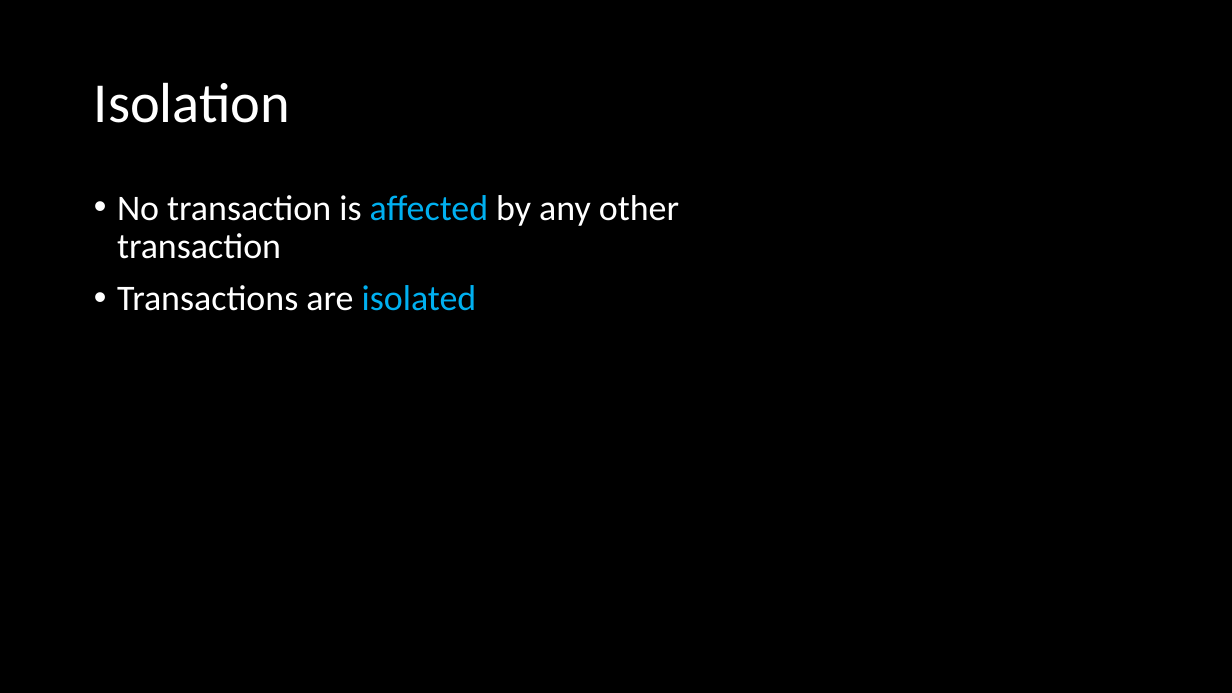
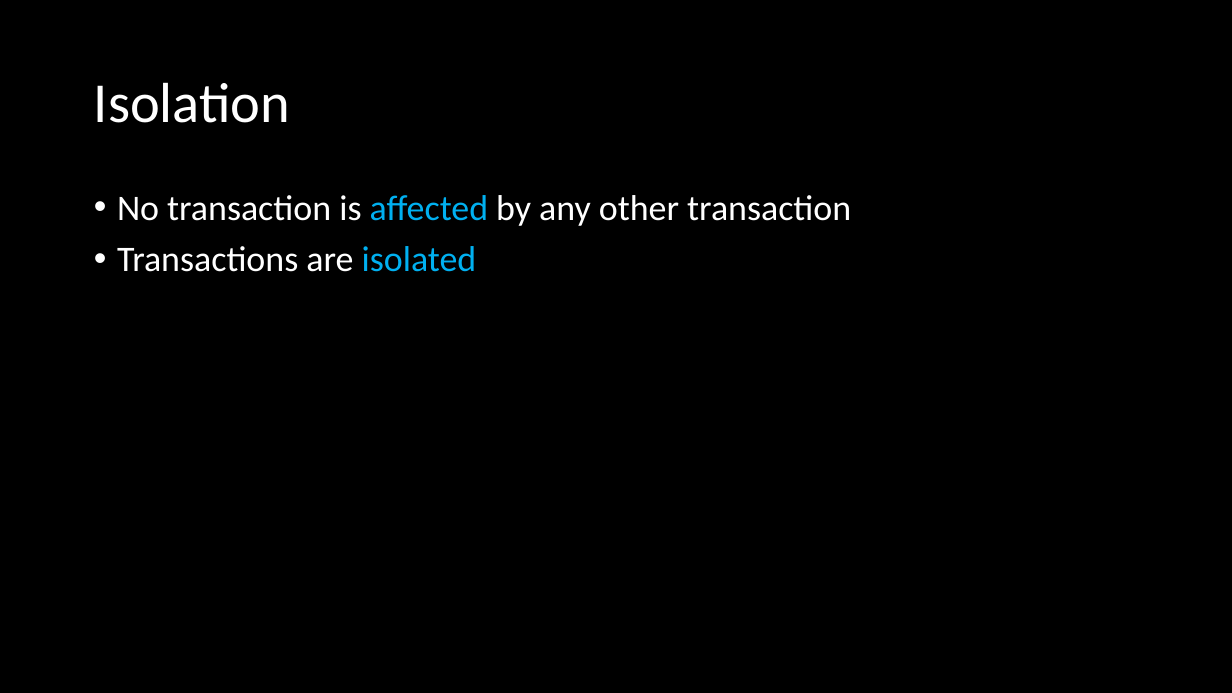
Before and after one commit to ckiefriter1/PT-BESD, a slide deck: slide 8 of Week9/W3.02. Transactions and JDBC.pptx. Drawn at 1232x693 pixels with LibreOffice and Linux fonts; fonts in the diff are those of the drawing. Boxes give left, top, right and bottom in pixels: in the first picture for what was removed or moved away, otherwise in the second. Text is boxed around its words. In the diff, an @@ line names an element or a change of style, - is before the commit and + after.

```diff
--- a/Week9/W3.02. Transactions and JDBC.pptx
+++ b/Week9/W3.02. Transactions and JDBC.pptx
@@ text "No transaction is affected by ..." rewrapped from bbox=[117, 195, 679, 311] to bbox=[117, 195, 851, 272] @@
```
Also in this commit, not shown: 14 other slides changed, 1 slide added, 6 other files.
